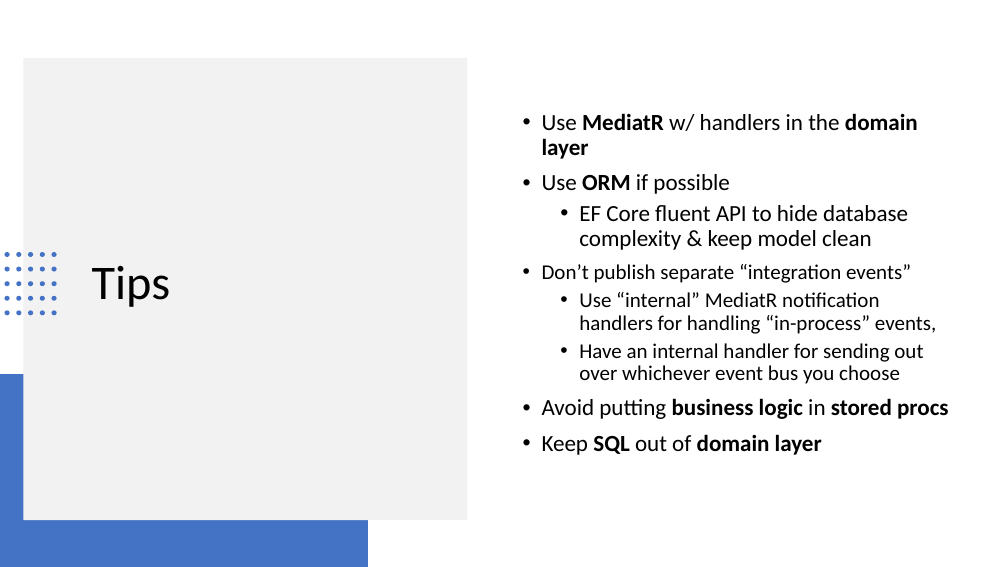
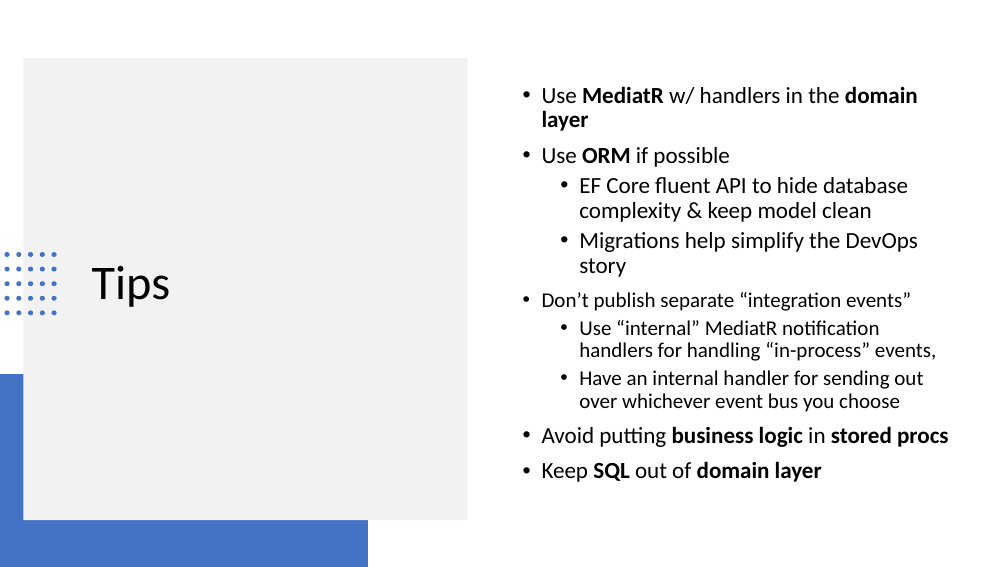
Before and after one commit to footedr/easyddd, a slide deck: slide 32 of EasyDDD.pptx. Drawn at 1008x567 pixels with LibreOffice and Linux fonts; fonts in the diff are those of the drawing. Boxes give left, top, right and bottom in pixels: in the first picture for what was removed or moved away, otherwise in the second. Text is boxed around its words. In the diff, an @@ line names an element or a change of style, - is before the commit and + after.

```diff
--- a/EasyDDD.pptx
+++ b/EasyDDD.pptx
@@ text at (579, 232, 918, 277): paragraph added @@
+  • Migrations help simplify the DevOps story
```
Also in this commit, not shown: 5 other slides changed.
